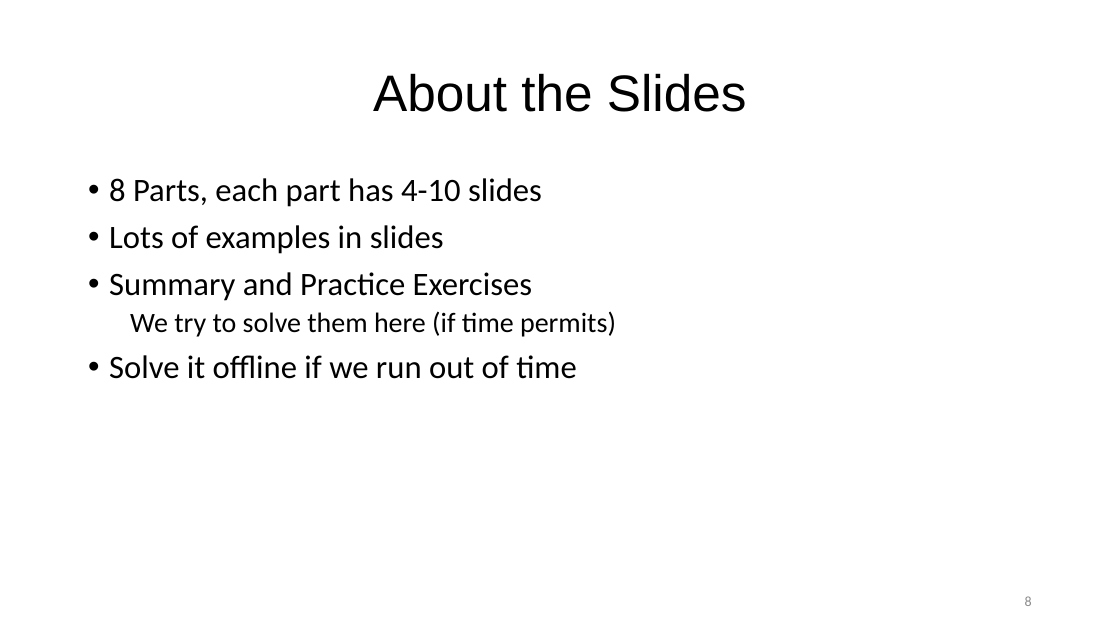
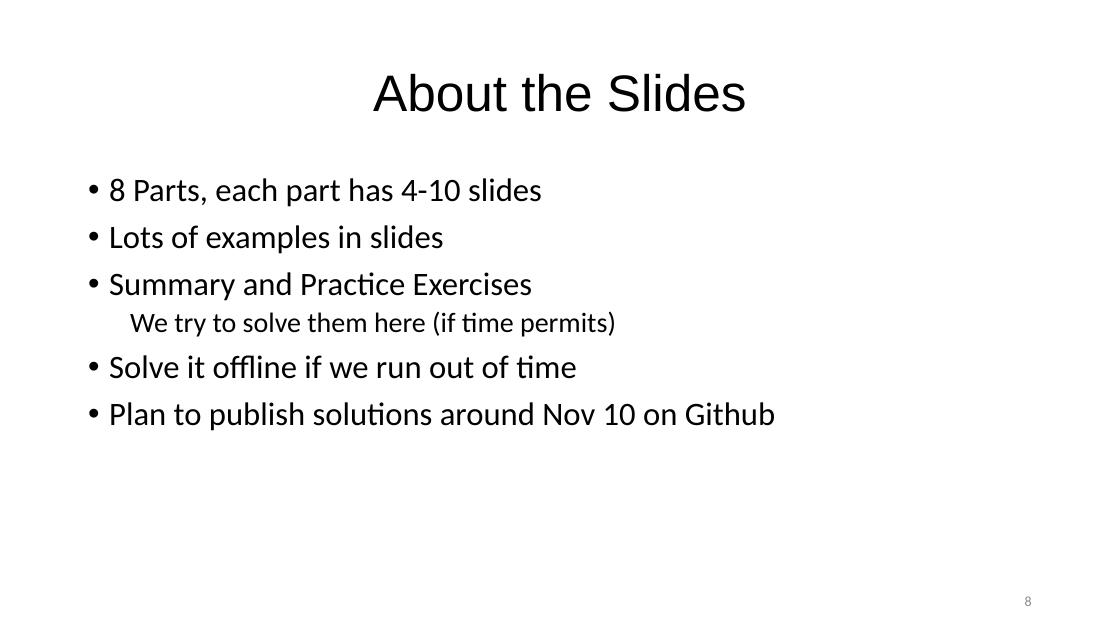
Before and after one commit to ketancmaheshwari/escience23tut, a slide deck: slide 8 of gnu-parallel-tutorial.pptx. Drawn at 1120x630 pixels with LibreOffice and Linux fonts; fonts in the diff are those of the drawing. Boxes give left, top, right and bottom in pixels: in the first picture for what was removed or moved away, otherwise in the second. Text is boxed around its words. In the diff, an @@ line names an element or a change of style, - is before the commit and + after.

```diff
--- a/gnu-parallel-tutorial.pptx
+++ b/gnu-parallel-tutorial.pptx
@@ text at (x1=109, y1=402, x2=775, y2=431): paragraph added @@
+• Plan to publish solutions around Nov 10 on Github
```
Also in this commit, not shown: 3 other slides changed, 1 other file.
